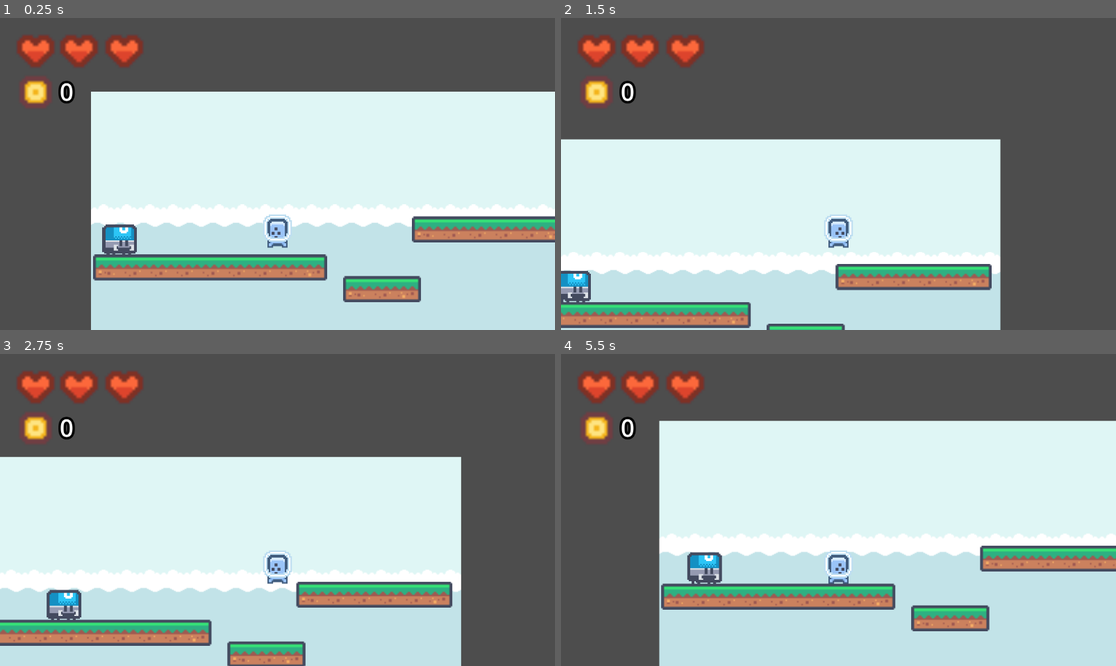
Above: before the commit, frames 1-4 (two rows, left to right).
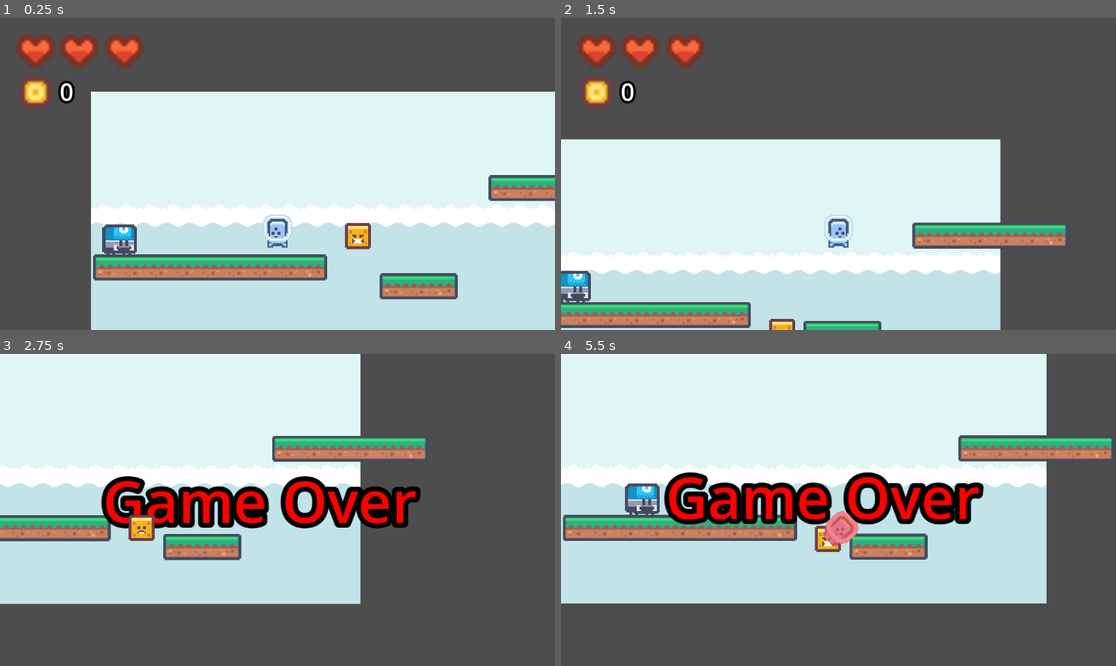
Above: after the commit, the same moments.

Repository: HA5UN0/rfgd-beginner-projects
Game: Godot game, scene res://scenes/main.tscn
Same seed, same stepped clock (60 frames per second), same inputs: the game is played once before the commit and once after it.
Inputs:
- Up to frame 1 (0.25 s): no input
- Up to frame 2 (1.5 s): hold Right (move_right) from 0.53 s (still down); tap Space (jump) at 0.77 s
- Up to frame 3 (2.75 s): tap Space (jump) at 1.52 s; release Right (move_right) at 2.03 s; hold A (move_left) from 2.03 s (still down)
- Up to frame 4 (5.5 s): release A (move_left) at 2.78 s; hold Right (move_right) 2.78-4.28 s; tap Space (jump) at 3.02, 3.77, 4.52 s; hold A (move_left) 4.28-5.03 s; hold Right (move_right) from 5.03 s (still down)

The runs differ from the first frame. In frame 1, 5.2% of the frame differs, in the area x 61-100%, y 50-92%; in frame 2, 5.1%; in frame 3, 72%; in frame 4, 77%, in the area x 0-100%, y 0-100%.

Commit message:
created second inv enemy

Diff:
--- a/platform-game/scenes/main.tscn
+++ b/platform-game/scenes/main.tscn
@@ -15,6 +15,8 @@
 [ext_resource type="Texture2D" uid="uid://dvwnxyf3cyuwe" path="res://art/kenney_pixel-platformer/Tiles/Characters/tile_0021.png" id="13_ocbec"]
 [ext_resource type="Script" path="res://scripts/main_enemy_one.gd" id="13_rxf88"]
 [ext_resource type="Texture2D" uid="uid://2dm7pe60sno8" path="res://art/kenney_pixel-platformer/Tiles/Characters/tile_0022.png" id="14_05p7p"]
+[ext_resource type="Texture2D" uid="uid://cud20egbc5bu4" path="res://art/kenney_pixel-platformer/Tiles/Characters/tile_0011.png" id="16_spii6"]
+[ext_resource type="Texture2D" uid="uid://d0o71c1fnghfg" path="res://art/kenney_pixel-platformer/Tiles/Characters/tile_0012.png" id="17_ba58k"]
 
 [sub_resource type="RectangleShape2D" id="RectangleShape2D_didgo"]
 size = Vector2(478, 49)
@@ -127,6 +129,55 @@
 "dead": SubResource("Animation_1b2w1")
 }
 
+[sub_resource type="Animation" id="Animation_o7587"]
+resource_name = "dead"
+tracks/0/type = "value"
+tracks/0/imported = false
+tracks/0/enabled = true
+tracks/0/path = NodePath("Sprite2D:position")
+tracks/0/interp = 1
+tracks/0/loop_wrap = true
+tracks/0/keys = {
+"times": PackedFloat32Array(0),
+"transitions": PackedFloat32Array(1),
+"update": 0,
+"values": [Vector2(0, 0)]
+}
+
+[sub_resource type="Animation" id="Animation_m0ewl"]
+length = 0.5
+loop_mode = 1
+tracks/0/type = "value"
+tracks/0/imported = false
+tracks/0/enabled = true
+tracks/0/path = NodePath("Sprite2D:position")
+tracks/0/interp = 1
+tracks/0/loop_wrap = true
+tracks/0/keys = {
+"times": PackedFloat32Array(0),
+"transitions": PackedFloat32Array(1),
+"update": 0,
+"values": [Vector2(0, 0)]
+}
+tracks/1/type = "value"
+tracks/1/imported = false
+tracks/1/enabled = true
+tracks/1/path = NodePath("Sprite2D:texture")
+tracks/1/interp = 1
+tracks/1/loop_wrap = true
+tracks/1/keys = {
+"times": PackedFloat32Array(0, 0.233333),
+"transitions": PackedFloat32Array(1, 1),
+"update": 1,
+"values": [ExtResource("16_spii6"), ExtResource("17_ba58k")]
+}
+
+[sub_resource type="AnimationLibrary" id="AnimationLibrary_acgmv"]
+_data = {
+"RESET": SubResource("Animation_m0ewl"),
+"dead": SubResource("Animation_o7587")
+}
+
 [node name="main" type="Node2D"]
 
 [node name="Background" type="Sprite2D" parent="."]
@@ -1129,7 +1180,7 @@
 
 [node name="mediumPlatform" type="StaticBody2D" parent="."]
 z_index = 1
-position = Vector2(669, 269)
+position = Vector2(828, 183)
 collision_layer = 3
 collision_mask = 3
 
@@ -1168,7 +1219,7 @@
 
 [node name="shortPlatform" type="StaticBody2D" parent="."]
 z_index = 1
-position = Vector2(526, 393)
+position = Vector2(602, 387)
 collision_layer = 3
 collision_mask = 3
 
@@ -1332,3 +1383,45 @@
 
 [node name="Marker2D" type="Marker2D" parent="MainEnemyOne"]
 position = Vector2(387, 0)
+
+[node name="MainEnemyTwo" type="CharacterBody2D" parent="." node_paths=PackedStringArray("endPoint")]
+z_index = 1
+position = Vector2(530, 263)
+collision_layer = 2
+collision_mask = 2
+script = ExtResource("13_rxf88")
+speed = 80
+limit = 1.0
+endPoint = NodePath("Marker2D")
+
+[node name="Sprite2D" type="Sprite2D" parent="MainEnemyTwo"]
+texture_filter = 1
+scale = Vector2(3, 3)
+texture = ExtResource("16_spii6")
+
+[node name="CollisionShape2D" type="CollisionShape2D" parent="MainEnemyTwo"]
+position = Vector2(0, 14)
+shape = SubResource("RectangleShape2D_0ceqo")
+
+[node name="enemy" type="Area2D" parent="MainEnemyTwo"]
+
+[node name="CollisionShape2D" type="CollisionShape2D" parent="MainEnemyTwo/enemy"]
+position = Vector2(0, 6.5)
+shape = SubResource("RectangleShape2D_ah3op")
+
+[node name="enemyHurtBox" type="Area2D" parent="MainEnemyTwo"]
+visible = false
+
+[node name="CollisionShape2D" type="CollisionShape2D" parent="MainEnemyTwo/enemyHurtBox"]
+visible = false
+position = Vector2(0.5, -23)
+shape = SubResource("RectangleShape2D_7y55u")
+disabled = true
+
+[node name="Marker2D" type="Marker2D" parent="MainEnemyTwo"]
+position = Vector2(1, 151)
+
+[node name="AnimationPlayer" type="AnimationPlayer" parent="MainEnemyTwo"]
+libraries = {
+"": SubResource("AnimationLibrary_acgmv")
+}
Not shown: 1 places in platform-game/scenes/main.tscn that only renumber resources
